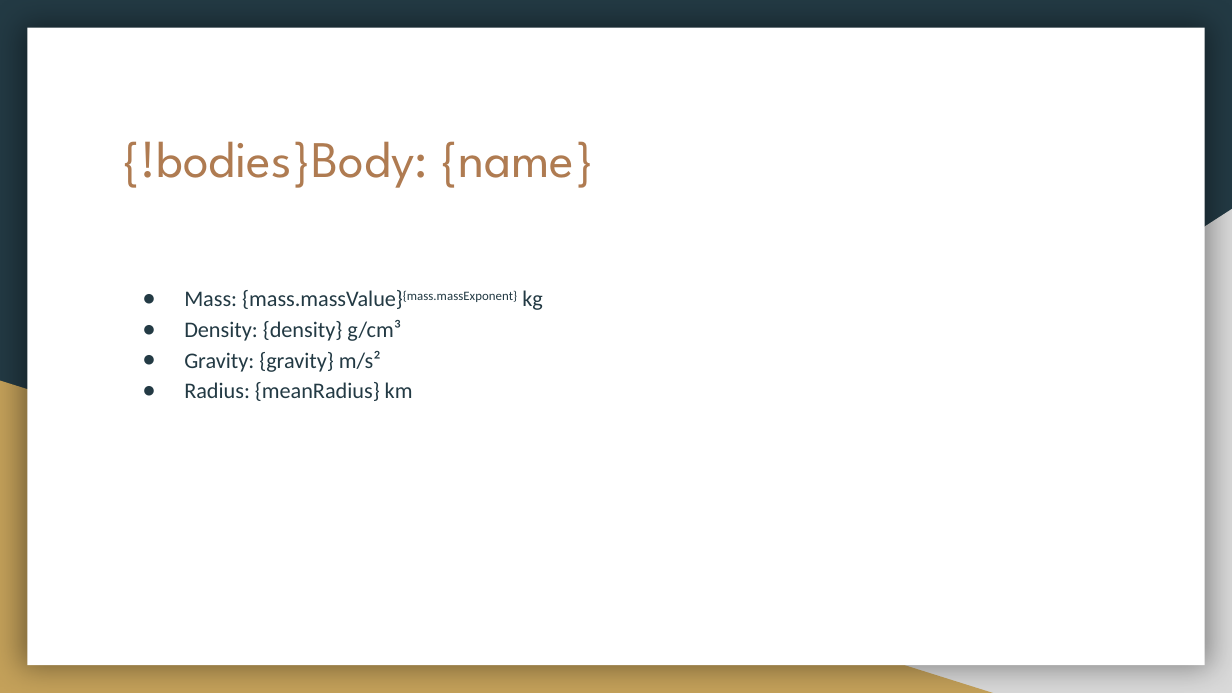
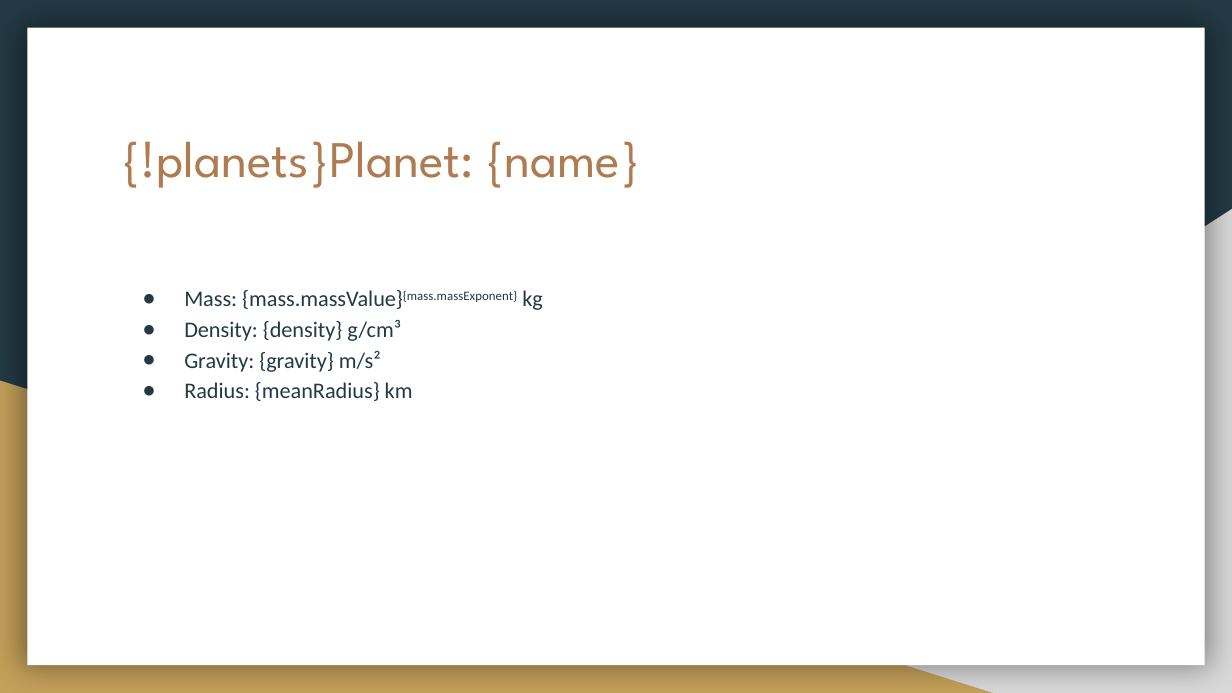
Before and after one commit to United-Codes/cloudofficeprint-python, a slide deck: slide 2 of examples/solar_system_example/pptx/solar_system_template.pptx. Drawn at 1232x693 pixels with LibreOffice and Linux fonts; fonts in the diff are those of the drawing. Boxes give left, top, right and bottom in pixels: in the first picture for what was removed or moved away, otherwise in the second. Text is boxed around its words. In the diff, an @@ line names an element or a change of style, - is before the commit and + after.

Commit message:
update solar system example for pptx

```diff
--- a/examples/solar_system_example/pptx/solar_system_template.pptx
+++ b/examples/solar_system_example/pptx/solar_system_template.pptx
@@ title at bbox=[123, 141, 640, 188]: text changed @@
-{!bodies}Body: {name}
+{!planets}Planet: {name}
```
Also in this commit, not shown: 3 other files.
